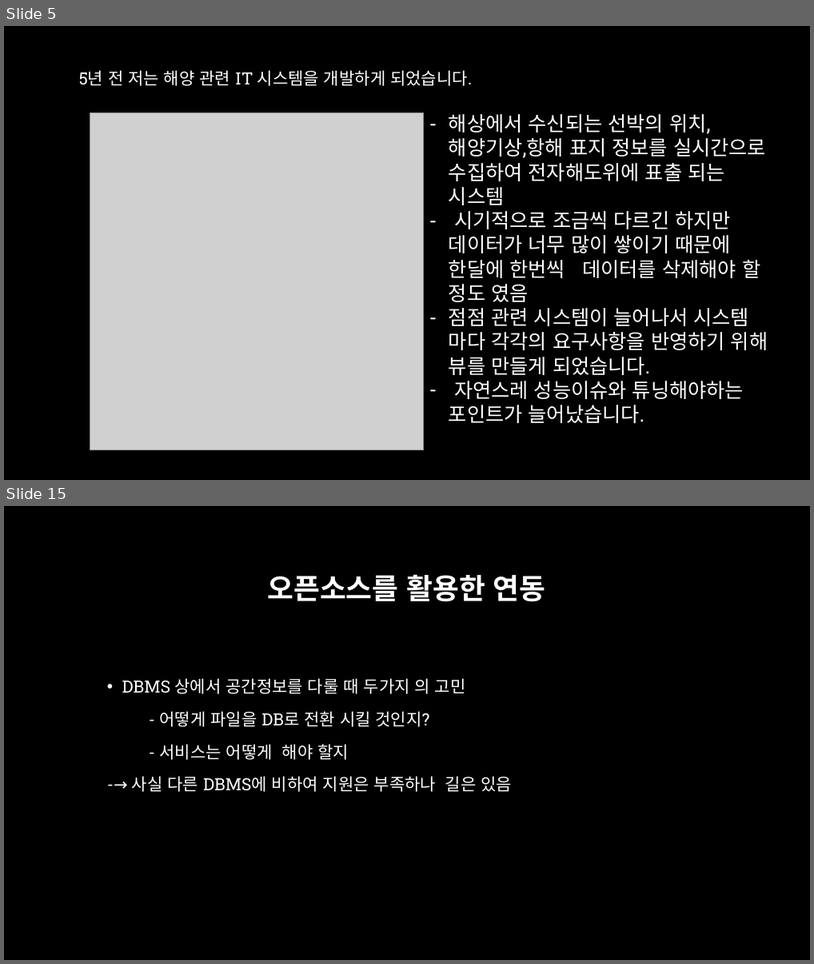
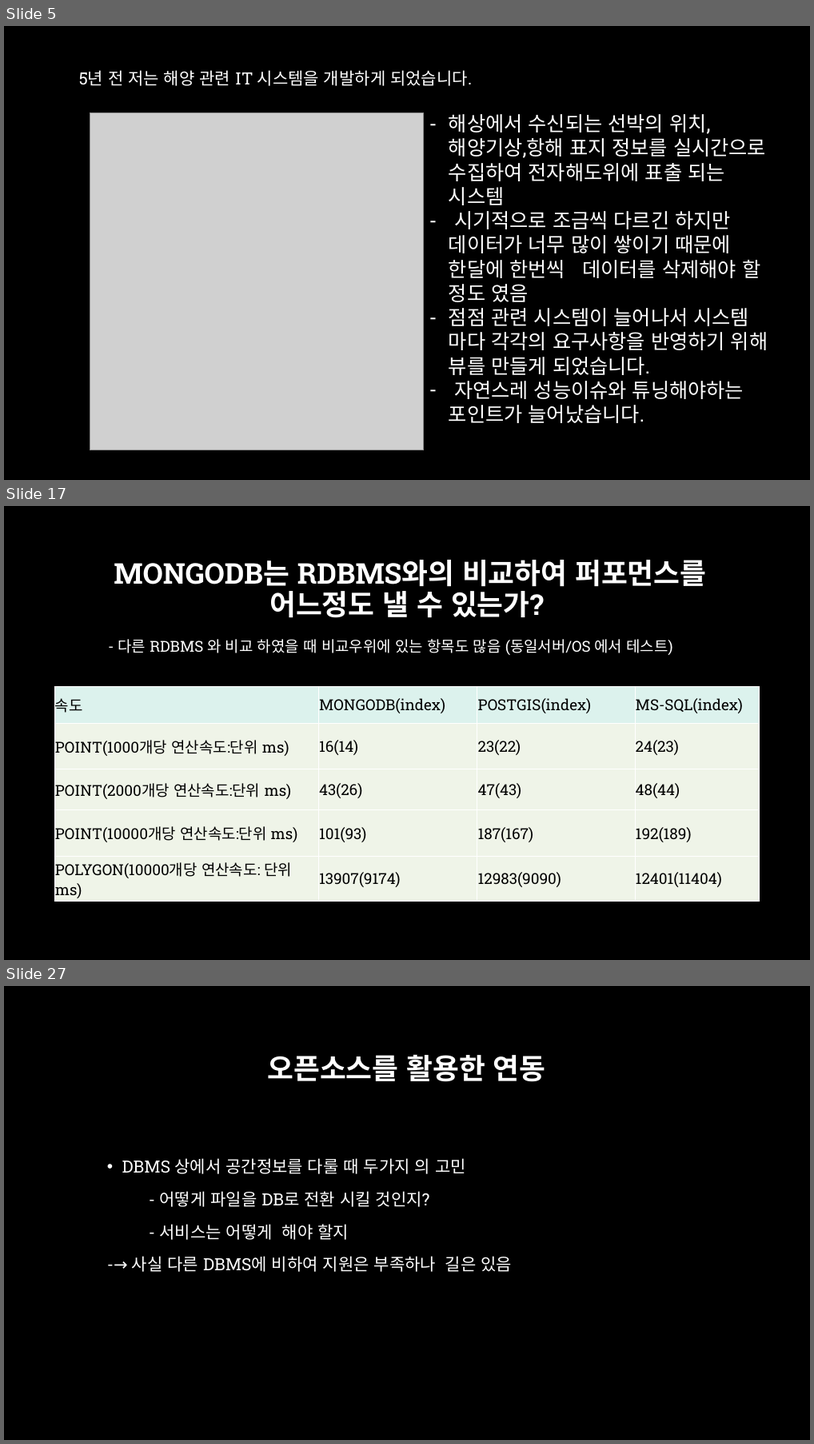
Before and after one commit to aliasgis/OSGEO, a slide deck: Mongodb 와 공간정보.pptx. Shown one above the other, each under a label of ours: slides 5 and 15 before the commit, slides 5, 17 and 27 after it; the slides between them are not shown. The pictures are 814x964 and 814x1444 pixels, drawn with LibreOffice and Linux fonts; fonts in the diff are those of the drawing; grey boxes stand for pictures; background and template pictures are left out. Boxes give left, top, right and bottom in pixels: in the first picture for what was removed or moved away, otherwise in the second. Text is boxed around its words. In the diff, an @@ line names an element or a change of style, - is before the commit and + after.

```diff
--- a/Mongodb 와 공간정보.pptx
+++ b/Mongodb 와 공간정보.pptx
@@ slide 17 added at bbox=[4, 506, 810, 960], background picture (left out) @@
@@ title added at bbox=[114, 560, 706, 618], 34 pt, text #FFFFFF, bold @@
+MONGODB는 RDBMS와의 비교하여 퍼포먼스를 어느정도 낼 수 있는가?
@@ text added at bbox=[118, 639, 674, 655], 18 pt, text #FFFFFF @@
+- 다른 RDBMS 와 비교 하였을 때 비교우위에 있는 항목도 많음 (동일서버/OS 에서 테스트)
@@ table added at bbox=[54, 686, 759, 901], 5 rows, 4 columns @@
+속도 | MONGODB(index) | POSTGIS(index) | MS-SQL(index)
+POINT(1000개당 연산속도:단위 ms) | 16(14) | 23(22) | 24(23)
+POINT(2000개당 연산속도:단위 ms) | 43(26) | 47(43) | 48(44)
+POINT(10000개당 연산속도:단위 ms) | 101(93) | 187(167) | 192(189)
+POLYGON(10000개당 연산속도: 단위ms) | 13907(9174) | 12983(9090) | 12401(11404)
@@ what was slide 15 is now slide 27 @@
```
Also in this commit, not shown: 13 slides changed, 13 other slides added, 2 slides removed.
